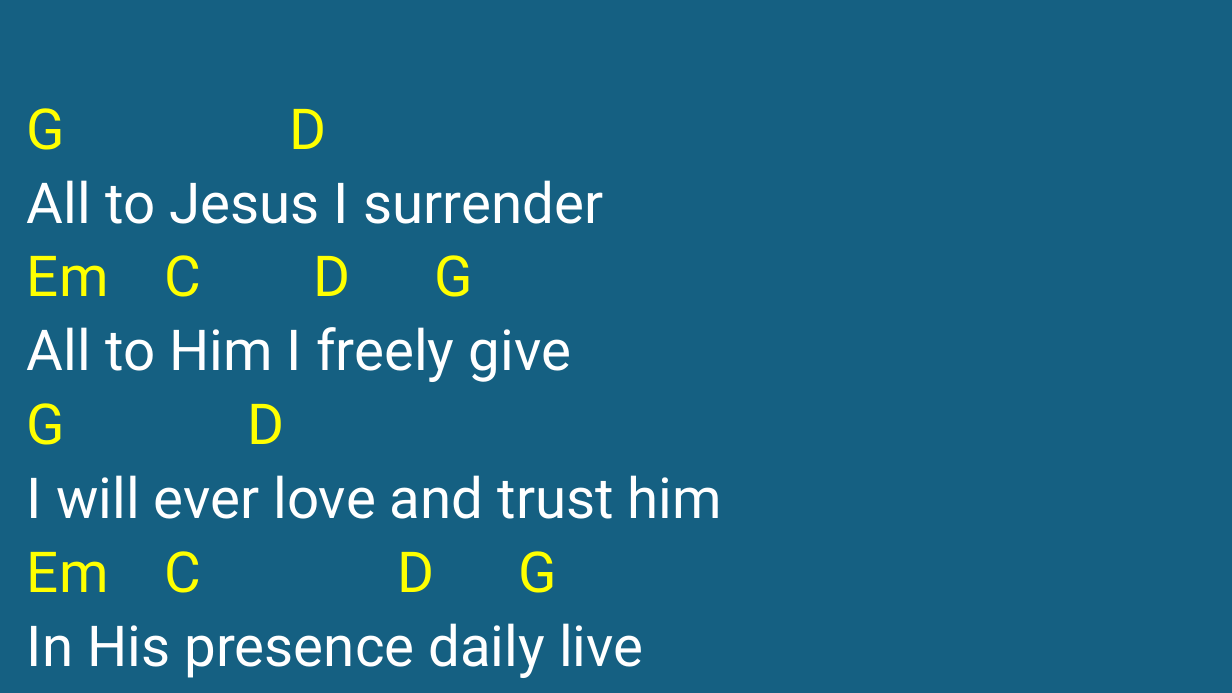
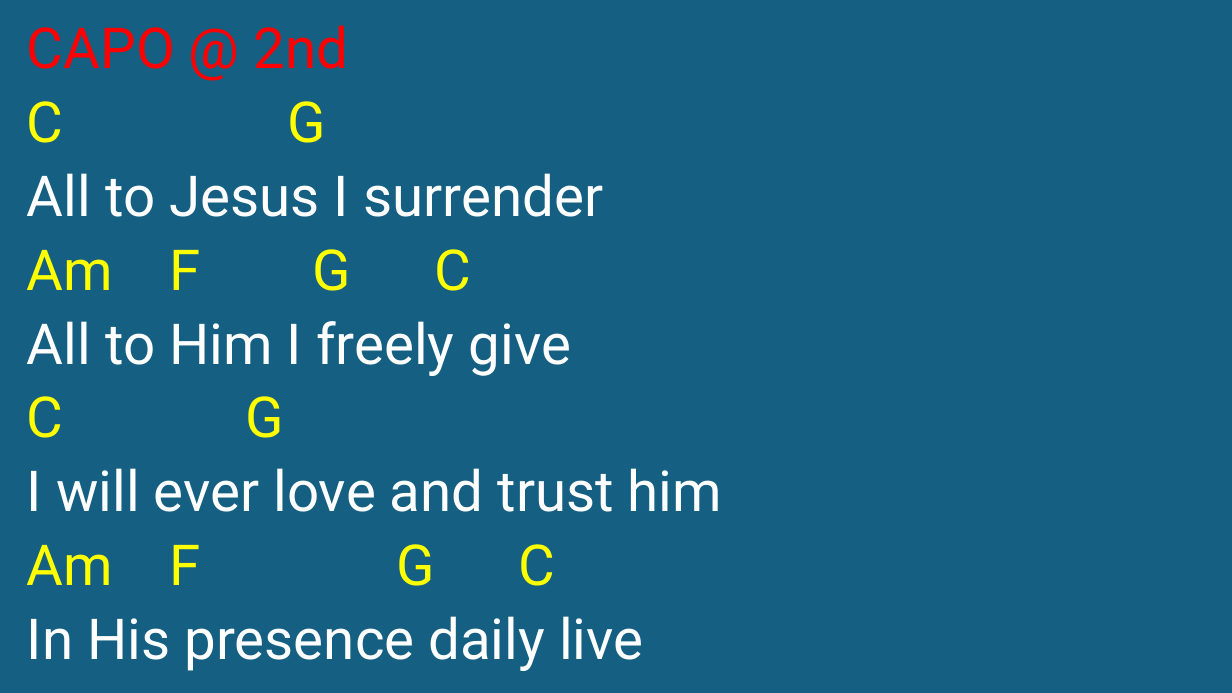
Before and after one commit to kendall412/worship, a slide deck: slide 40 of set/2026-11-01 ECBC-CH.pptx. Drawn at 1232x693 pixels with LibreOffice and Linux fonts; fonts in the diff are those of the drawing. Boxes give left, top, right and bottom in pixels: in the first picture for what was removed or moved away, otherwise in the second. Text is boxed around its words. In the diff, an @@ line names an element or a change of style, - is before the commit and + after.

```diff
--- a/set/2026-11-01 ECBC-CH.pptx
+++ b/set/2026-11-01 ECBC-CH.pptx
@@ subtitle at bbox=[27, 25, 349, 143]: text changed; text colour #FFFF00 to #FF0000 @@
-G D
+CAPO @ 2nd
+C G
@@ subtitle at bbox=[27, 249, 472, 291]: text changed @@
-Em C D G
+Am F G C
@@ subtitle at bbox=[27, 396, 284, 438]: text changed @@
-G D
+C G
@@ subtitle at bbox=[27, 544, 556, 586]: text changed @@
-Em C D G
+Am F G C
```
Also in this commit, not shown: 9 other slides changed, 7 other files.
